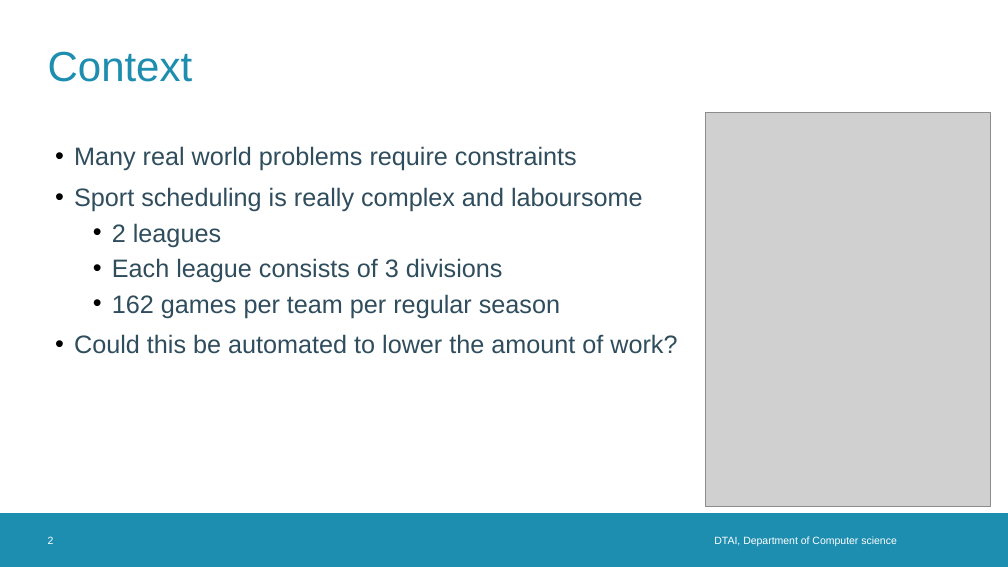
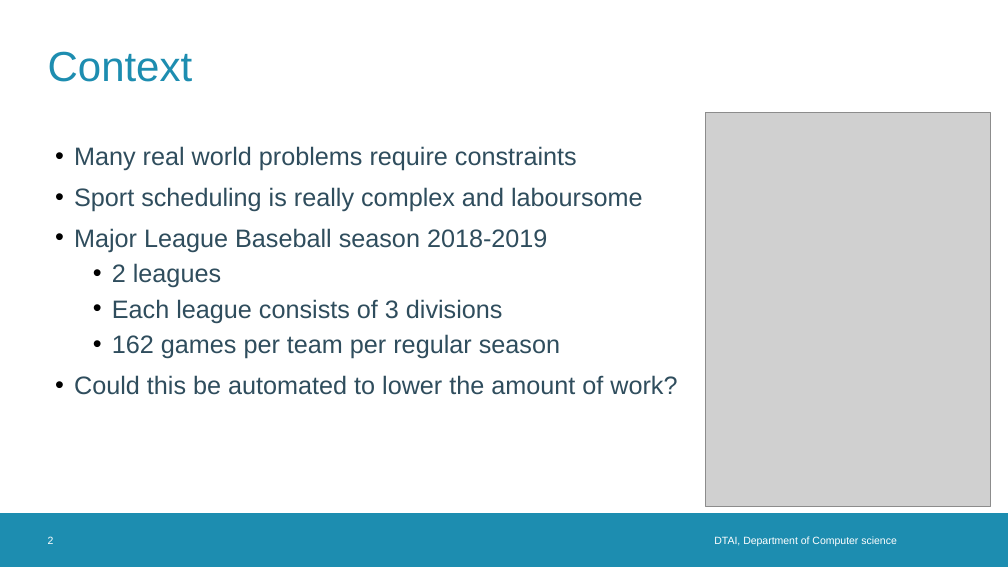
Before and after one commit to TomDBTechB/RoundRobinGenerator, a slide deck: slide 2 of Presentations/intermediate presentation 2.odp. Drawn at 1008x567 pixels with LibreOffice and Linux fonts; fonts in the diff are those of the drawing; grey boxes stand for pictures; background and template pictures are left out. Boxes give left, top, right and bottom in pixels: in the first picture for what was removed or moved away, otherwise in the second. Text is boxed around its words. In the diff, an @@ line names an element or a change of style, - is before the commit and + after.

Commit message:
lots of papers + latex setup for thesis + presentations + first text

```diff
--- a/Presentations/intermediate presentation 2.odp
+++ b/Presentations/intermediate presentation 2.odp
@@ text at bbox=[74, 228, 547, 253]: paragraph added @@
+• Major League Baseball season 2018-2019
```
Also in this commit, not shown: 6 other slides changed, 6 slides added, 26 other files.
